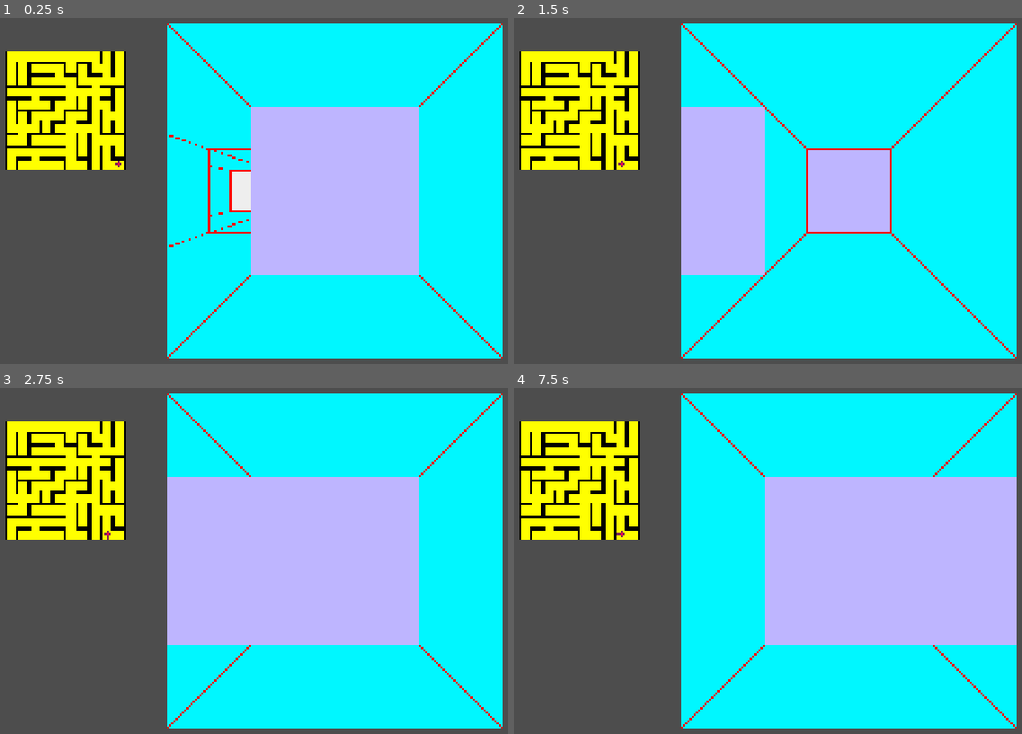
Above: before the commit, frames 1-4 (two rows, left to right).
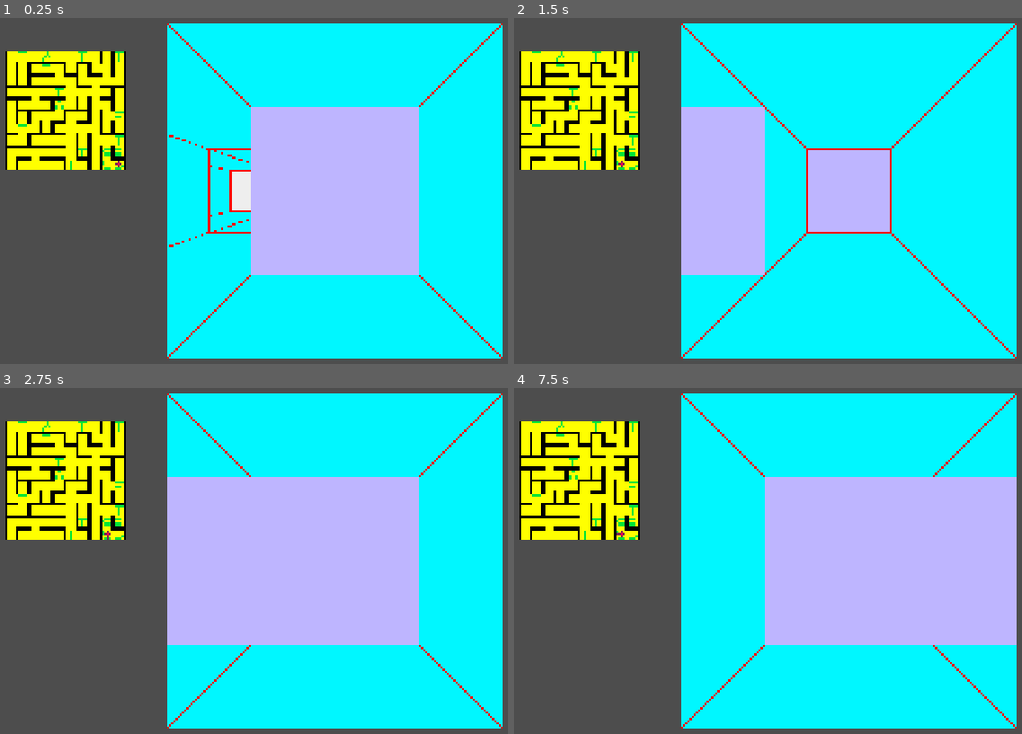
Above: after the commit, the same moments.

Repository: sym-z/arm-to-the-teeth
Game: Godot game, scene res://scenes/testing_level/testing_level.tscn
The game is run twice, just before and just after one commit, with the same random seed, the same clock (stepped at 60 frames per second) and the same inputs. The project has no main scene, so this scene is started directly.
Inputs:
- Up to frame 1 (0.25 s): no input
- Up to frame 2 (1.5 s): tap Enter at 0.5 s; hold D (turn_right) 0.53-1.28 s; tap Space at 1.25 s; hold S (move_back) from 1.28 s (still down)
- Up to frame 3 (2.75 s): tap Enter at 2 s; release S (move_back) at 2.03 s; hold D (turn_right) from 2.03 s (still down)
- Up to frame 4 (7.5 s): tap Space at 2.75, 4.25 s; release D (turn_right) at 2.78 s; hold W (move_forward) 2.78-3.53 s; tap Enter at 3.5 s; hold A (turn_left) 3.53-5.03 s; hold S (move_back) 5.03-5.78 s; hold D (turn_right) 5.78-6.53 s; hold W (move_forward) 6.53-7.28 s; hold D (turn_right) from 7.28 s (still down)

The runs differ from the first frame. In frame 1, 0.3% of the frame differs, in the area x 3-25%, y 9-44%; in frame 2, 0.3%; in frame 3, 0.3%; in frame 4, 0.3%.

Commit message:
Icons show in debug map, and disappear when picked up

Diff:
--- a/src/prefabs/debug_visualizer/debug_visualizer.gd
+++ b/src/prefabs/debug_visualizer/debug_visualizer.gd
@@ -3,10 +3,15 @@
 @export var player : Node
 @export var map_node : Node
 
+# Alias for the map's world map
 var world_map : Dictionary[Vector2i,Cell]
-
+var icons : Dictionary[Vector2i, Sprite2D]
 var vis_sprite_frames : SpriteFrames = preload("uid://cbjh88qmpok43")
 var player_db_sprite_frames : SpriteFrames = preload("uid://b7xoyoeypo5ys")
+var exit_icon : Texture2D = preload("uid://dya7m2106hkvd")
+var spawn_icon : Texture2D = preload("uid://c1luniab6md7i")
+var arm_icon : Texture2D = preload("uid://ya10rgihl35a")
+var tooth_icon : Texture2D = preload("uid://m1kguw4tngc6")
 var player_db_sprite : Sprite2D
 const FRAME_SIZE = 8
 ## Converts bitwise representation of walls to a frame in the SpriteFrames object
@@ -34,7 +39,23 @@
 		curr_sprite.position = Vector2(world_map[key].position.x*FRAME_SIZE,world_map[key].position.y*FRAME_SIZE)
 		if world_map[key].contents != Cell.TYPE.EMPTY:
 			# Overlay proper mini icon on map
-			pass
+			var icon_sprite : Sprite2D = Sprite2D.new()
+			match world_map[key].contents:
+				Cell.TYPE.EXIT:
+					icon_sprite.texture = exit_icon
+					# Assign this sprite to be owned at the position of the cell it is meant to represent
+					icons[world_map[key].position] = icon_sprite
+				Cell.TYPE.SPAWN:
+					icon_sprite.texture = spawn_icon
+					icons[world_map[key].position] = icon_sprite
+				Cell.TYPE.ARM:
+					icon_sprite.texture = arm_icon
+					icons[world_map[key].position] = icon_sprite
+				Cell.TYPE.TOOTH:
+					icon_sprite.texture = tooth_icon
+					icons[world_map[key].position] = icon_sprite
+			#icon_sprite.position = curr_sprite.position
+			curr_sprite.add_child(icon_sprite)
 		add_child(curr_sprite)
 	place_player()
 
@@ -43,6 +64,11 @@
 	player_position_refresh()
 	player_direction_refresh()
 	add_child(player_db_sprite)
+
+
+func _on_player_item_picked_up():
+	icons[player.position].visible = false
+	pass # Replace with function body.
 
 func _on_player_change_facing():
 	player_direction_refresh()
--- a/src/scenes/testing_level/testing_level.tscn
+++ b/src/scenes/testing_level/testing_level.tscn
@@ -36,5 +36,6 @@
 [connection signal="change_facing" from="Player" to="Dungeon Viewport" method="_on_player_change_facing"]
 [connection signal="change_position" from="Player" to="Debug Visualizer" method="_on_player_change_position"]
 [connection signal="change_position" from="Player" to="Dungeon Viewport" method="_on_player_change_position"]
+[connection signal="item_picked_up" from="Player" to="Debug Visualizer" method="_on_player_item_picked_up"]
 [connection signal="item_picked_up" from="Player" to="Dungeon Viewport" method="_on_player_item_picked_up"]
 [connection signal="player_spawned" from="Player" to="Map" method="_on_player_player_spawned"]
